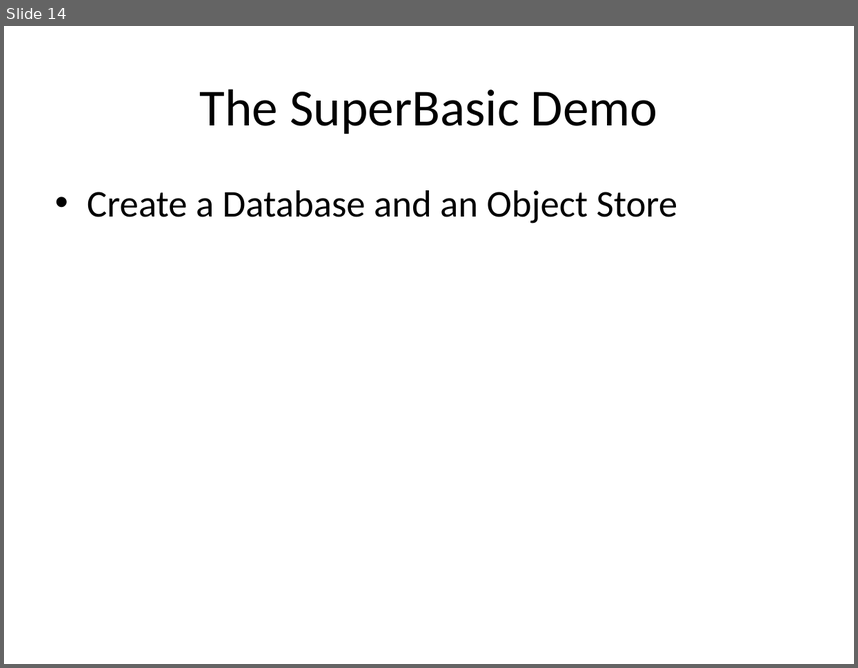
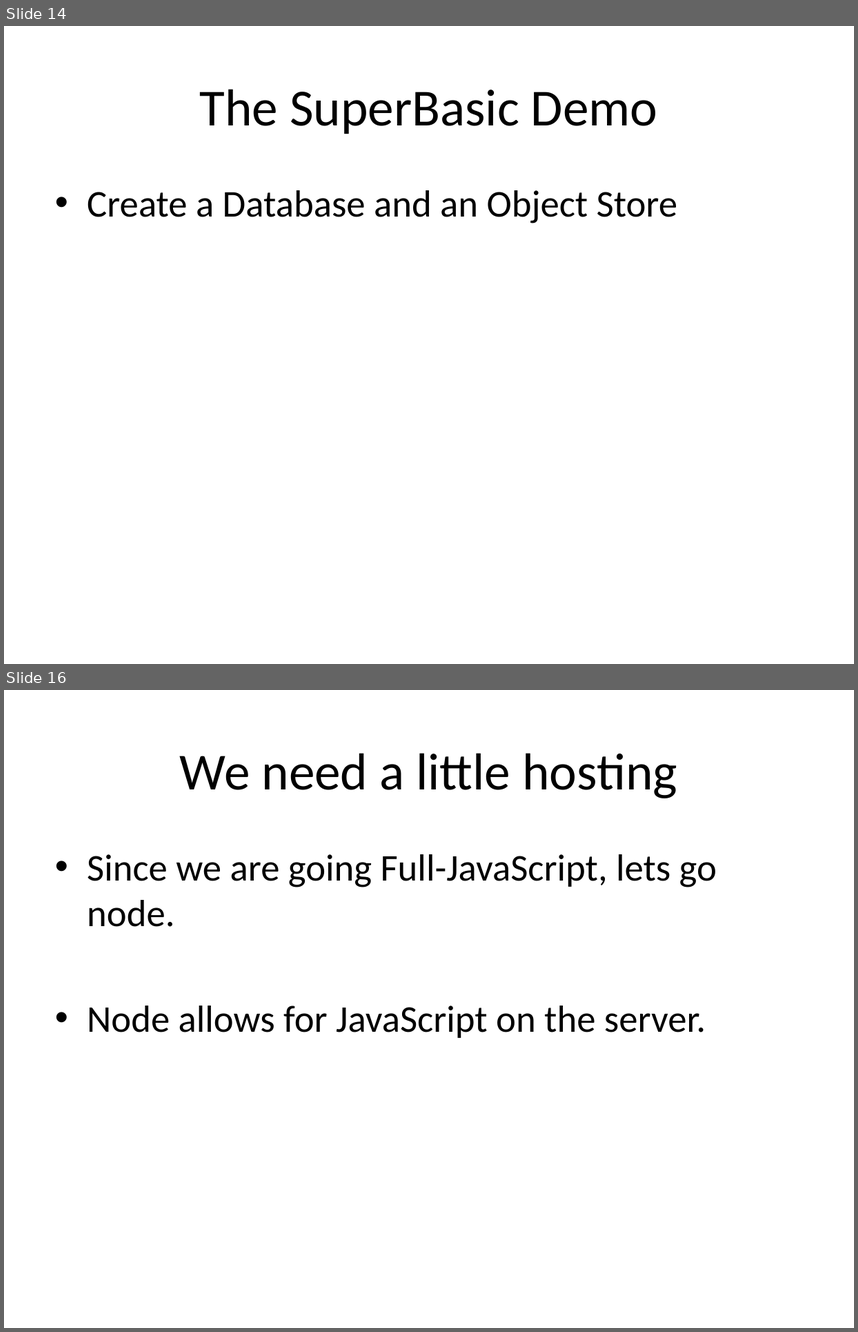
Before and after one commit to chadmichel/IndexedDB_And_Random_Presentation, a slide deck: IndexedDB_And_Random.pptx. Shown one above the other, each under a label of ours: slide 14 before the commit, slides 14 and 16 after it; the slides between them are not shown. The pictures are 858x668 and 858x1332 pixels, drawn with LibreOffice and Linux fonts; fonts in the diff are those of the drawing. Boxes give left, top, right and bottom in pixels: in the first picture for what was removed or moved away, otherwise in the second. Text is boxed around its words. In the diff, an @@ line names an element or a change of style, - is before the commit and + after.

```diff
--- a/IndexedDB_And_Random.pptx
+++ b/IndexedDB_And_Random.pptx
@@ slide 16 added at (4, 690, 854, 1328), background #FFFFFF @@
@@ title added at (180, 753, 677, 798), 44 pt, text #000000 @@
+We need a little hosting
@@ text added at (87, 854, 717, 1038), 32 pt, text #000000 @@
+• Since we are going Full-JavaScript, lets go node.
+• Node allows for JavaScript on the server.
```
Also in this commit, not shown: 3 other slides added, 18 other files.
